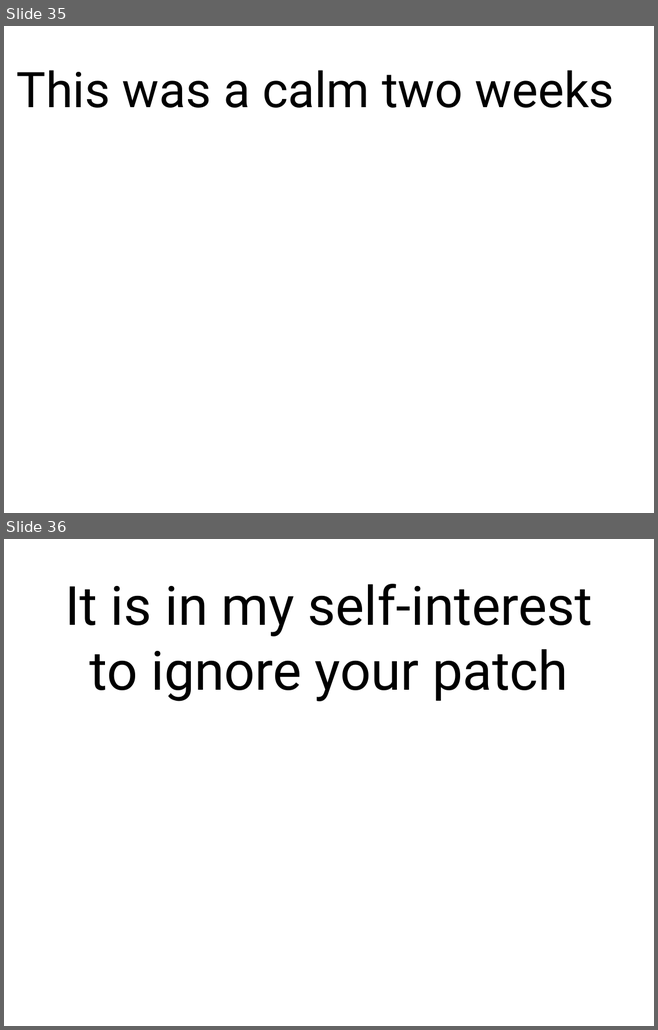
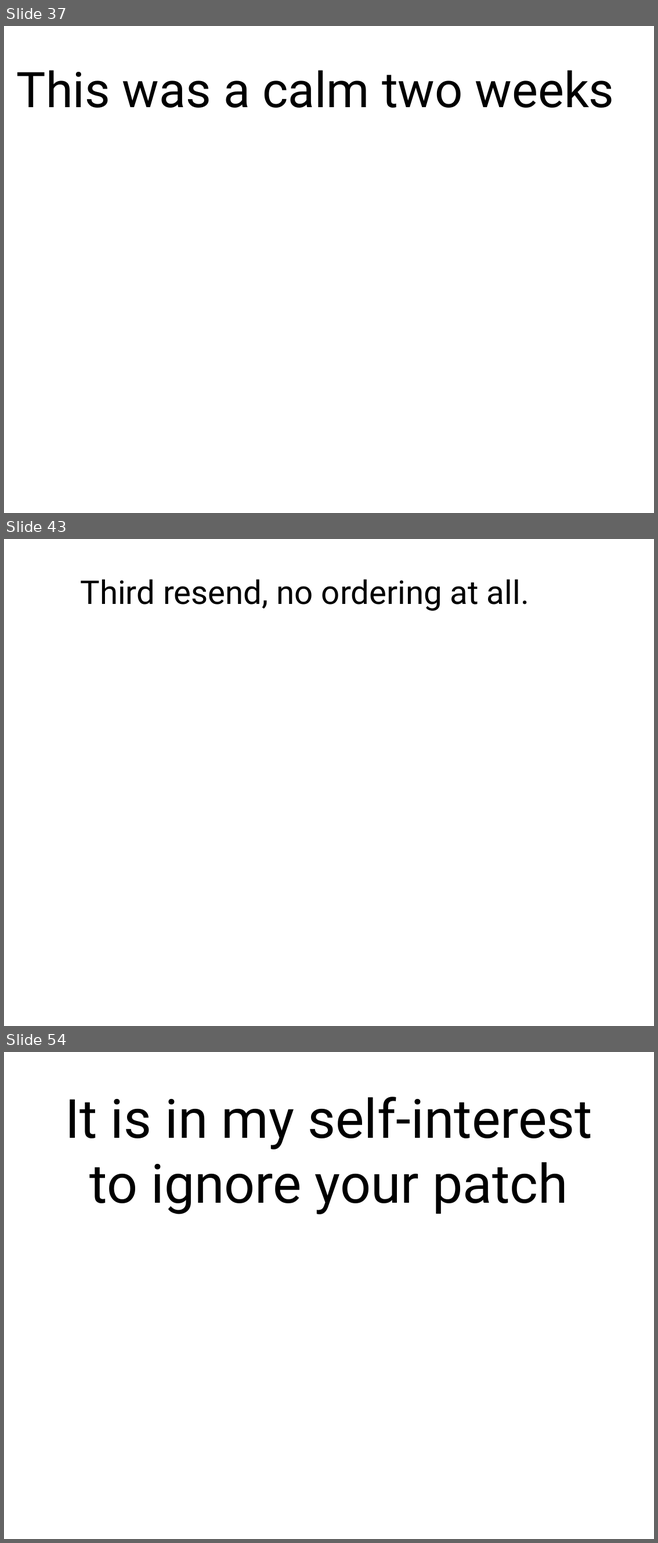
Before and after one commit to gregkh/presentation-linux-maintainer, a slide deck: maintainer.odp. Shown one above the other, each under a label of ours: slides 35 and 36 before the commit, slides 37, 43 and 54 after it; the slides between them are not shown. The pictures are 658x1030 and 658x1543 pixels, drawn with LibreOffice and Linux fonts; fonts in the diff are those of the drawing. Boxes give left, top, right and bottom in pixels: in the first picture for what was removed or moved away, otherwise in the second. Text is boxed around its words. In the diff, an @@ line names an element or a change of style, - is before the commit and + after.

```diff
--- a/maintainer.odp
+++ b/maintainer.odp
@@ slide 43 added at (4,539,654,1026), background #FFFFFF @@
@@ text added at (81,579,529,611), 40 pt, text #000000 @@
+Third resend, no ordering at all.
@@ what was slide 35 is now slide 37 @@
@@ what was slide 36 is now slide 54 @@
```
Also in this commit, not shown: 2 slides changed, 16 other slides added, 1 other file.
